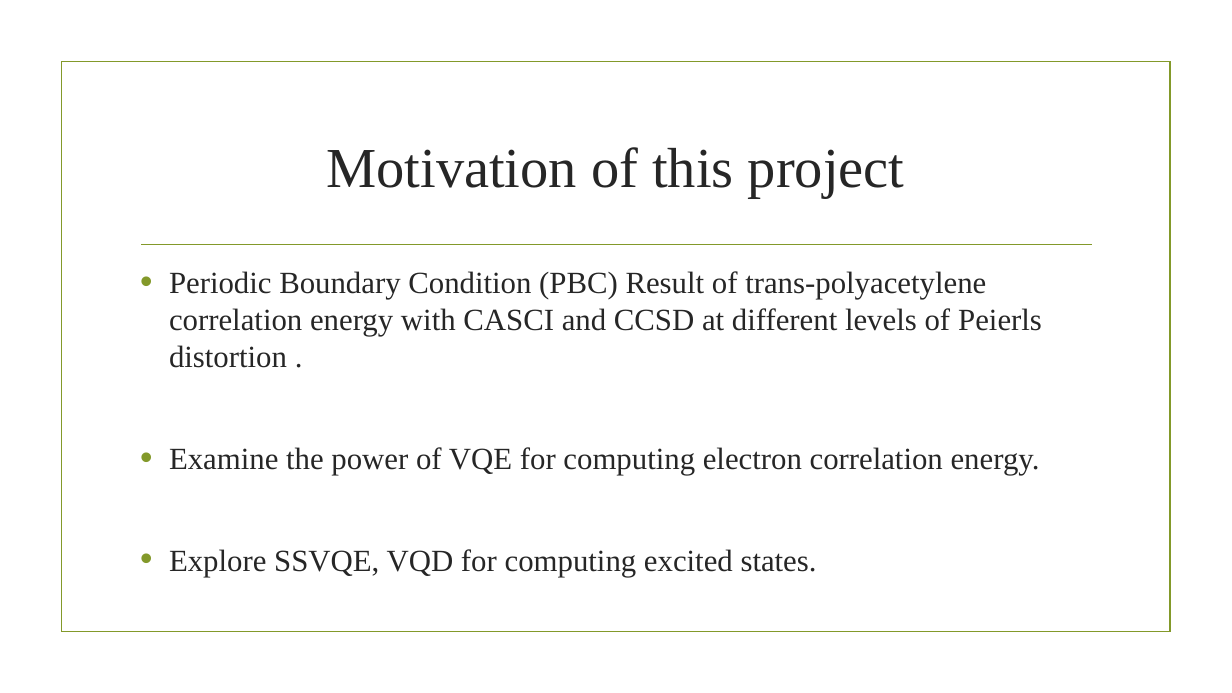
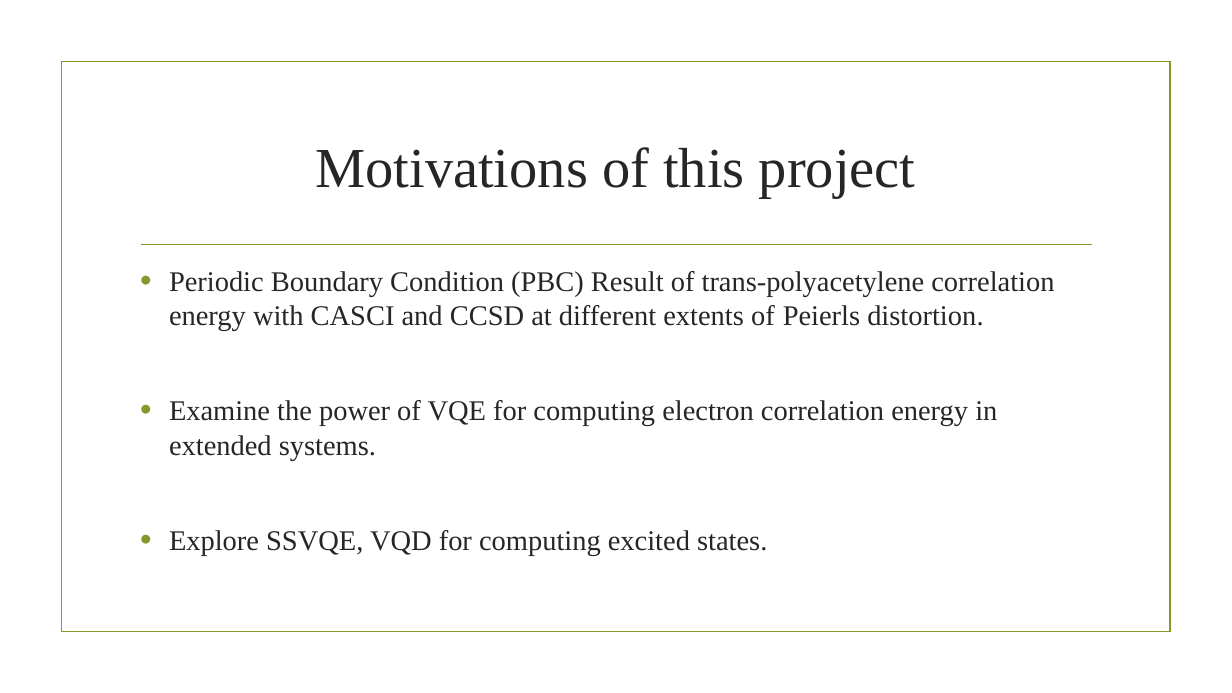
Before and after one commit to ruiyiQM/QPARC-Challenge-2022, a slide deck: slide 6 of Presentation/Qamuy.pptx. Drawn at 1232x693 pixels with LibreOffice and Linux fonts; fonts in the diff are those of the drawing; background and template pictures are left out. Boxes give left, top, right and bottom in pixels: in the first picture for what was removed or moved away, otherwise in the second. Text is boxed around its words. In the diff, an @@ line names an element or a change of style, - is before the commit and + after.

```diff
--- a/Presentation/Qamuy.pptx
+++ b/Presentation/Qamuy.pptx
@@ title at (315, 147, 916, 198): text changed @@
-Motivation of this project
+Motivations of this project
@@ text at (169, 271, 1054, 461): text changed; size 24 to 22.2 pt @@
-• Periodic Boundary Condition (PBC) Result of trans-polyacetylene correlation energy with CASCI and CCSD at different levels of Peierls distortion .
-• Examine the power of VQE for computing electron correlation energy.
+• Periodic Boundary Condition (PBC) Result of trans-polyacetylene correlation energy with CASCI and CCSD at different extents of Peierls distortion.
+• Examine the power of VQE for computing electron correlation energy in extended systems.
@@ text at (169, 530, 767, 556): size 24 to 22.2 pt in "Explore SSVQE, VQD for computing excited states." @@
```
Also in this commit, not shown: 12 other slides changed, 2 slides added.
